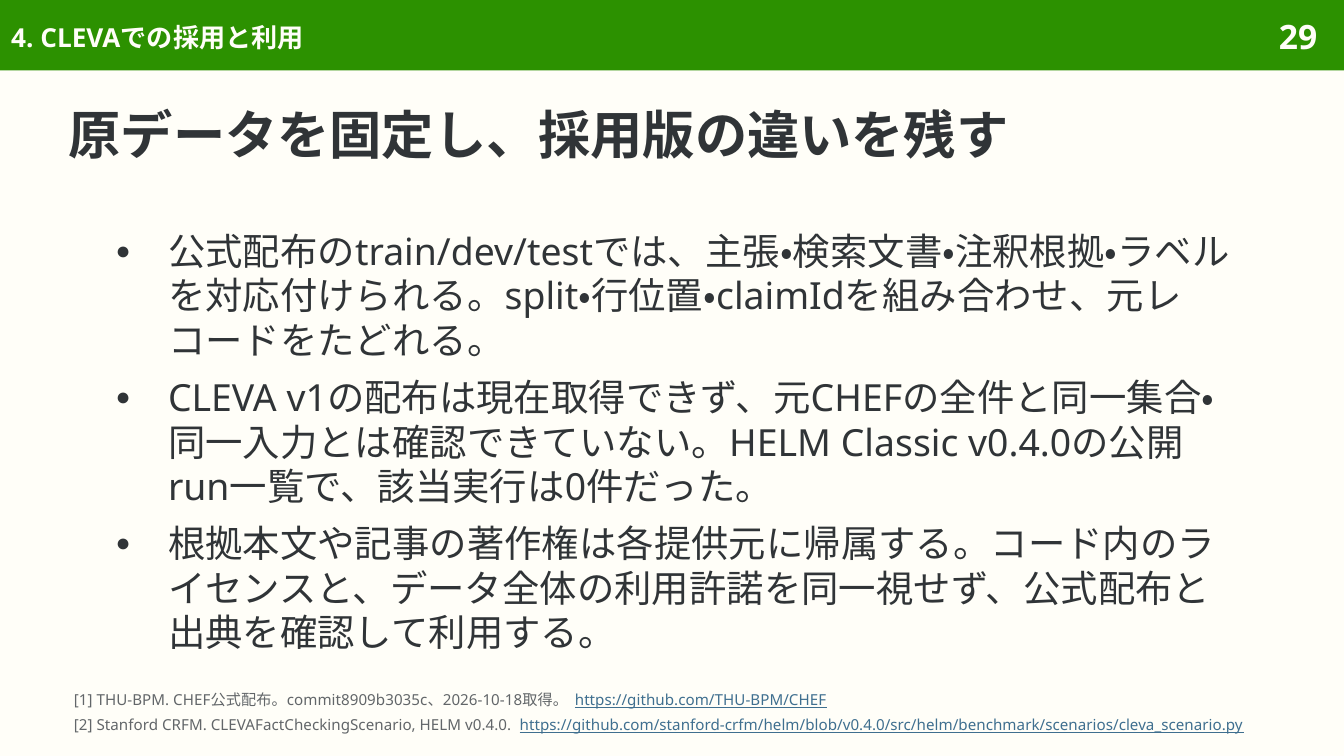
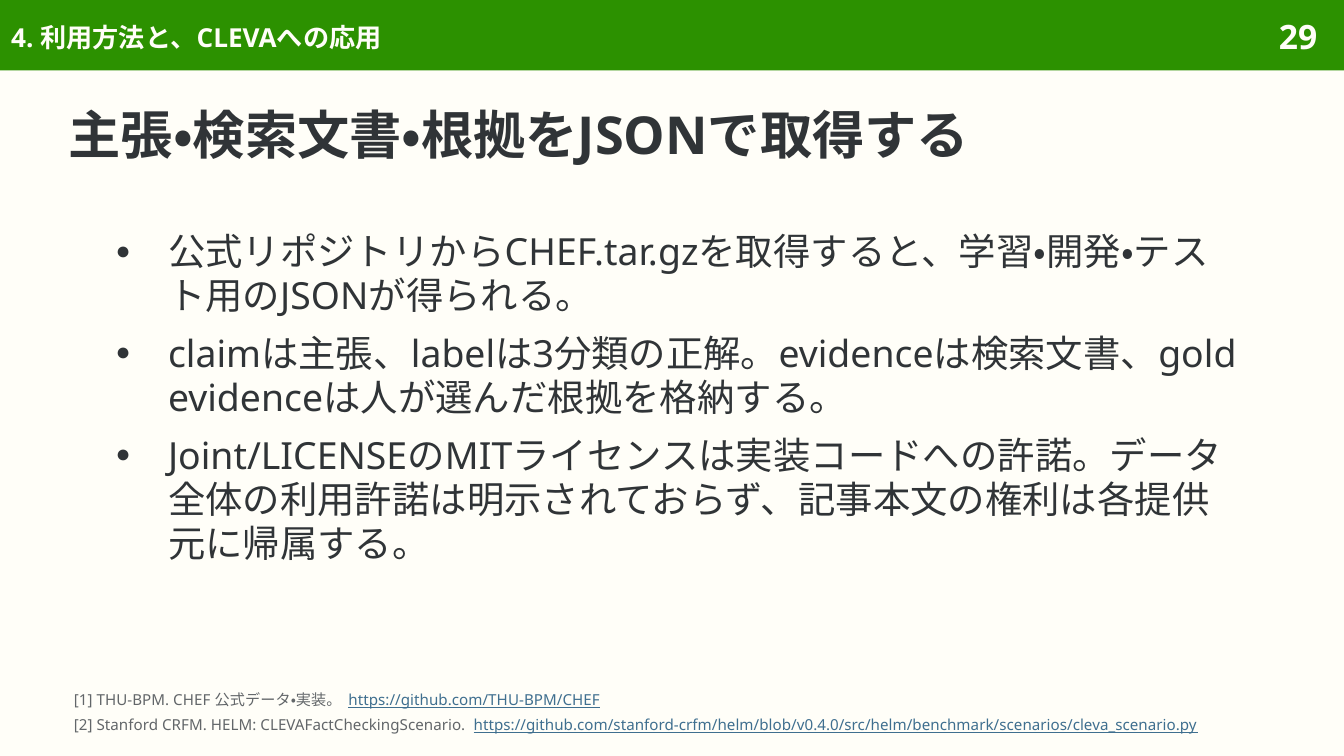
Before and after one commit to sasakiy84/datasets-in-10-minutes, a slide deck: slide 29 of slides/datasets-in-10-minutes-chef.pptx. Drawn at 1344x756 pixels with LibreOffice and Linux fonts; fonts in the diff are those of the drawing. Boxes give left, top, right and bottom in pixels: in the first picture for what was removed or moved away, otherwise in the second. Text is boxed around its words. In the diff, an @@ line names an element or a change of style, - is before the commit and + after.

Commit message:
Revise CHEF Japanese explanations and remove production audit detail

```diff
--- a/slides/datasets-in-10-minutes-chef.pptx
+++ b/slides/datasets-in-10-minutes-chef.pptx
@@ title at [11, 24, 381, 50]: text changed @@
-4. CLEVAでの採用と利用
+4. 利用方法と、CLEVAへの応用
@@ title at [69, 109, 969, 165]: text changed @@
-原データを固定し、採用版の違いを残す
+主張・検索文書・根拠をJSONで取得する
@@ text at [168, 233, 1237, 560]: text changed @@
-● 公式配布のtrain/dev/testでは、主張・検索文書・注釈根拠・ラベルを対応付けられる。split・行位置・claimIdを組み合わせ、元レコードをたどれる。
-● CLEVA v1の配布は現在取得できず、元CHEFの全件と同一集合・同一入力とは確認できていない。HELM Classic v0.4.0の公開run一覧で、該当実行は0件だった。
-● 根拠本文や記事の著作権は各提供元に帰属する。コード内のライセンスと、データ全体の利用許諾を同一視せず、公式配布と出典を確認して利用する。
+● 公式リポジトリからCHEF.tar.gzを取得すると、学習・開発・テスト用のJSONが得られる。
+● claimは主張、labelは3分類の正解。evidenceは検索文書、gold evidenceは人が選んだ根拠を格納する。
+● Joint/LICENSEのMITライセンスは実装コードへの許諾。データ全体の利用許諾は明示されておらず、記事本文の権利は各提供元に帰属する。
@@ text at [74, 692, 1197, 734]: text changed @@
-[1] THU-BPM. CHEF公式配布。commit8909b3035c、2026-10-18取得。 https://github.com/THU-BPM/CHEF
-[2] Stanford CRFM. CLEVAFactCheckingScenario, HELM v0.4.0. https://github.com/stanford-crfm/helm/blob/v0.4.0/src/helm/benchmark/scenarios/cleva_scenario.py
+[1] THU-BPM. CHEF 公式データ・実装。 https://github.com/THU-BPM/CHEF
+[2] Stanford CRFM. HELM: CLEVAFactCheckingScenario. https://github.com/stanford-crfm/helm/blob/v0.4.0/src/helm/benchmark/scenarios/cleva_scenario.py
```
Also in this commit, not shown: 52 other slides changed, 4 slides removed, 36 other files.
